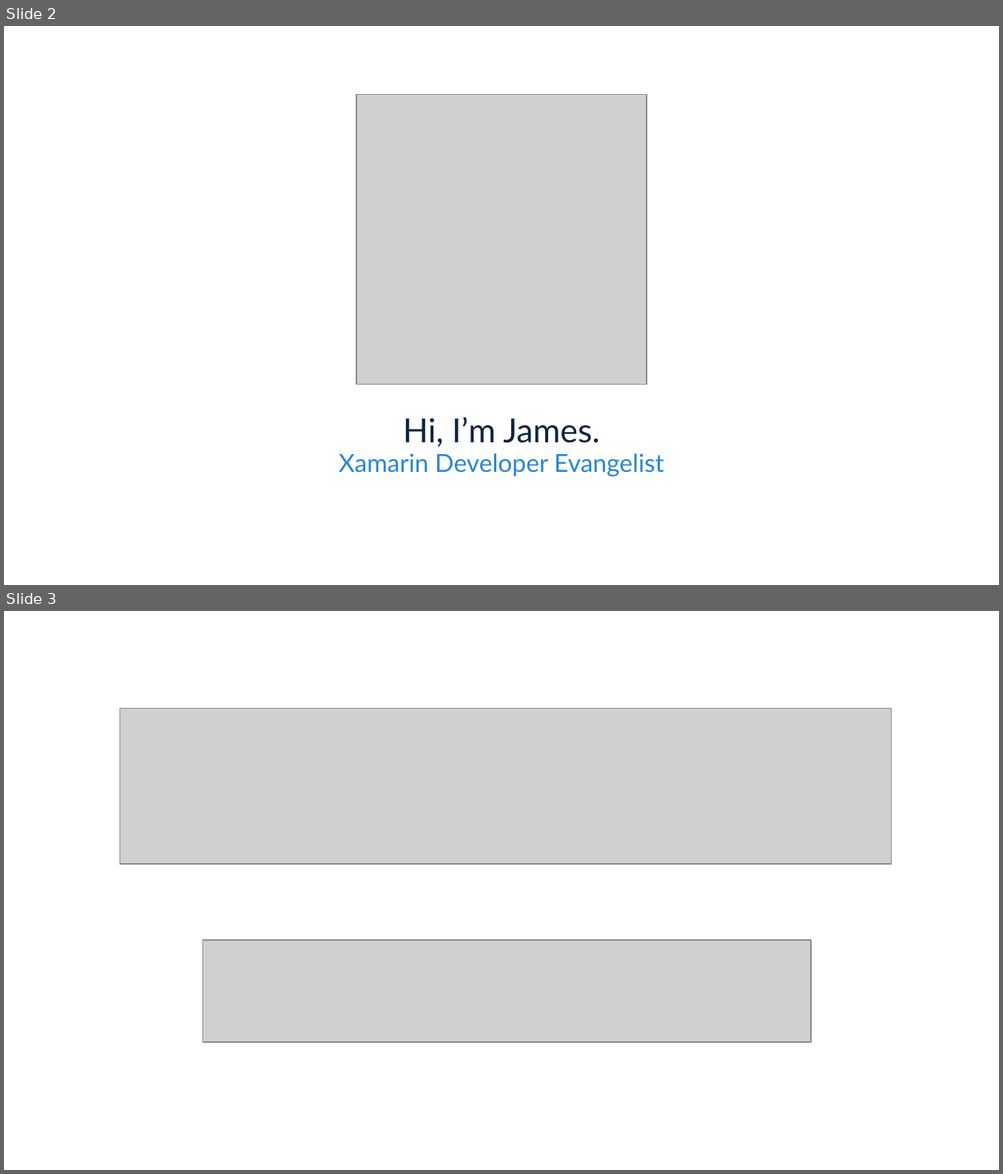
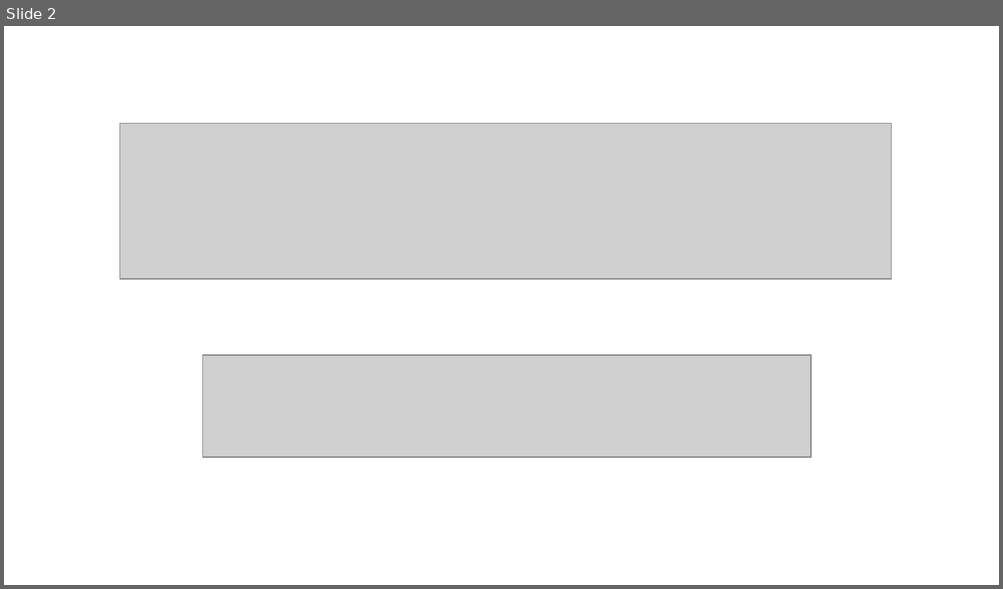
Before and after one commit to jamesmontemagno/PlanetXamarin, a slide deck: PCLinVS.ppt. Shown one above the other, each under a label of ours: slides 2 and 3 before the commit, slide 2 after it. The pictures are 1003x1174 and 1003x589 pixels, drawn with LibreOffice and Linux fonts; fonts in the diff are those of the drawing; grey boxes stand for pictures; background and template pictures are left out. Boxes give left, top, right and bottom in pixels: in the first picture for what was removed or moved away, otherwise in the second. Text is boxed around its words. In the diff, an @@ line names an element or a change of style, - is before the commit and + after.

Commit message:
Update PPT

```diff
--- a/PCLinVS.ppt
+++ b/PCLinVS.ppt
@@ slide 2 removed at (4,26,999,585), background #FFFFFF @@
@@ picture removed at (356,95,646,385) @@
@@ title removed at (403,417,600,447) @@
-Hi, I’m James.
@@ text removed at (338,454,664,477) @@
-Xamarin Developer Evangelist
@@ what was slide 3 is now slide 2 @@
```
Also in this commit, not shown: 4 slides changed, 1 slide added.
